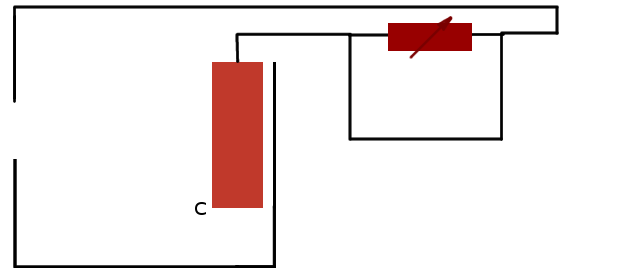
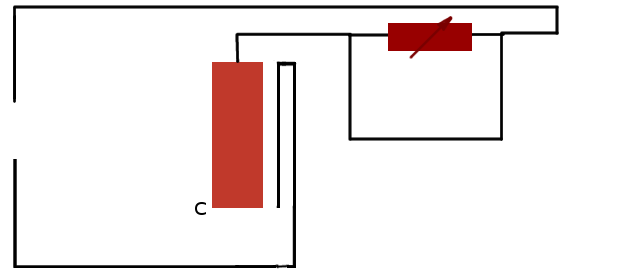
Layer changes from the first 633×279 image to the second:
painted on "Pasted Layer" over [left=272, top=61, right=286, bottom=268]
painted on "Background copy" over [left=272, top=60, right=297, bottom=269]
